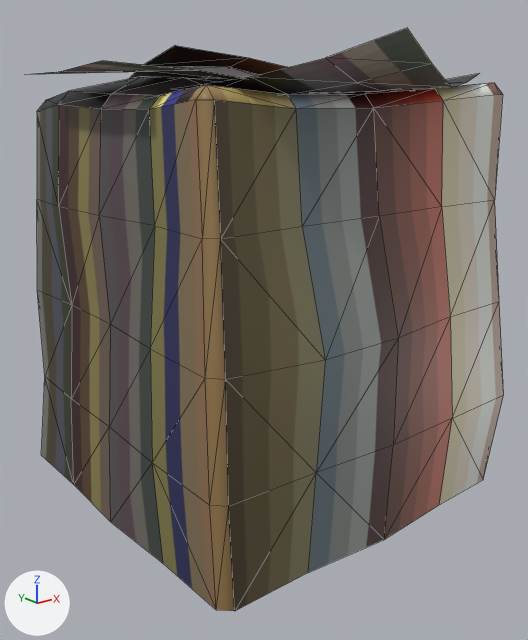
Two versions of the glTF model dans_modeling_agency/assets/MSH_Building_007.glb, one commit apart.
Both versions are drawn from a 50 mm camera at (-6.48, -8.18, 5.66) aimed at (-0.3, -0.46, 2.57). The axes (+X, +Y, +Z) are drawn at lower left. The lights are the same throughout. Mesh edges are drawn as thin lines. Vertices at the same position are counted once.

The first picture shows 'Base.013'.
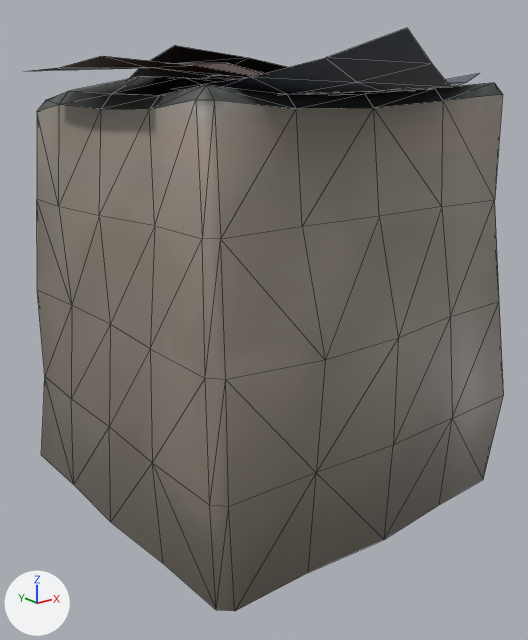
Pixel boxes (x1, y1, x2, y2) of what changed, in the pictures (528 x 640 px; the box of a moved part takes in the faces that stretch with it):
'Base.013', surface changed, reshaped
    before: (25, 28, 504, 611)
    after: (32, 28, 504, 611)
part 1 of me_grid_014, moved or reshaped
    before: (25, 60, 259, 80)
    after: (32, 56, 264, 79)
part 2 of me_grid_014, surface changed
    both: (37, 28, 504, 611)

Edits to the bpy script that builds the scene:
```text
Add img_tx_buildings:
    img_tx_buildings = load_image('TX_Buildings', '_unpacked/TX_Buildings', 1024, 1024, 'sRGB')
Change mat_material:
    mat_material.texture: img_tx_palette -> img_tx_buildings
Change me_grid_014:
    where me_grid_014.from_pydata(...)  # 172 vertices, 280 faces; spans x -2.88..2.68, y -3.57..2.78, z 0.0..6.23
    used by ob_base_013; location = (0.0, 0.0, 0.0)
    me_grid_014 part 1: the loose piece of 15 vertices spanning x -2.88..1.72, y -1.26..1.16, z 5.73..5.98 is moved by (0.0, 0.0, 0.04)
    me_grid_014 part 2: 278 kept faces spanning x -2.85..2.68, y -3.57..2.78, z 0.0..6.23 get new texture (UV) coordinates
```
